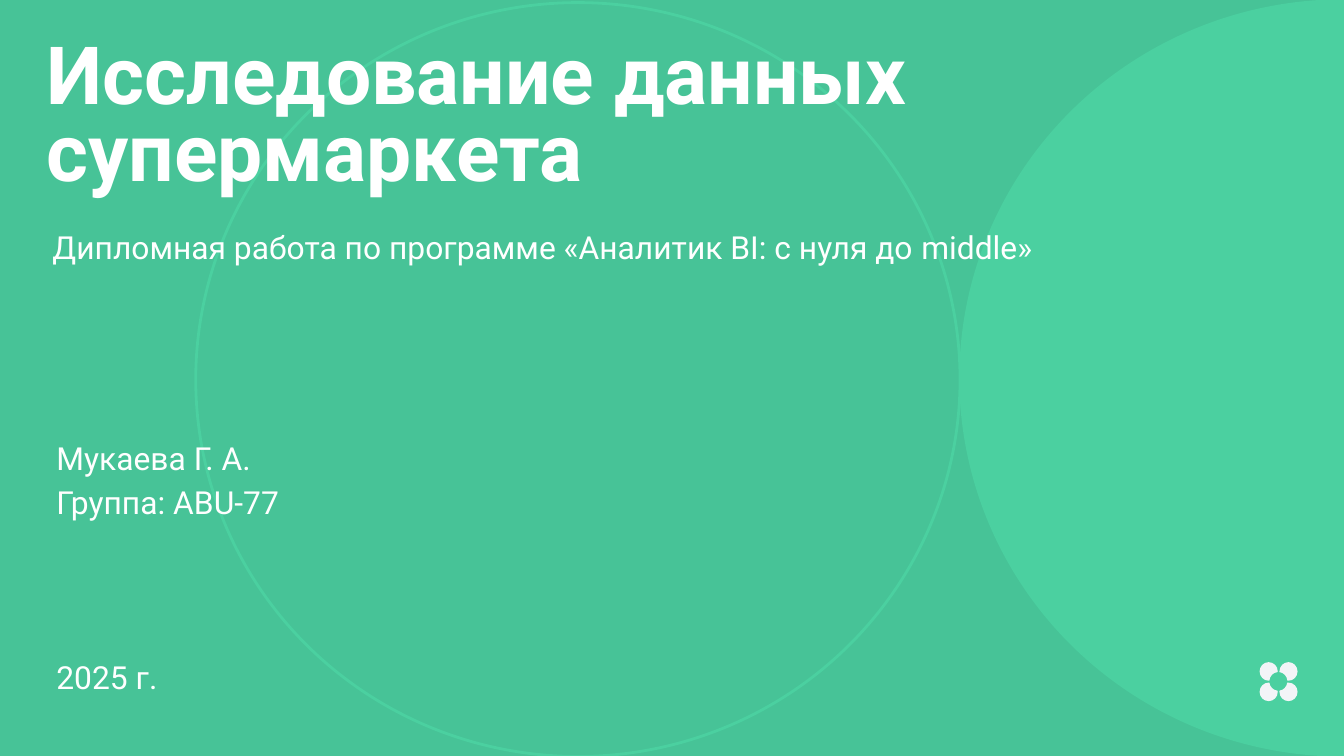
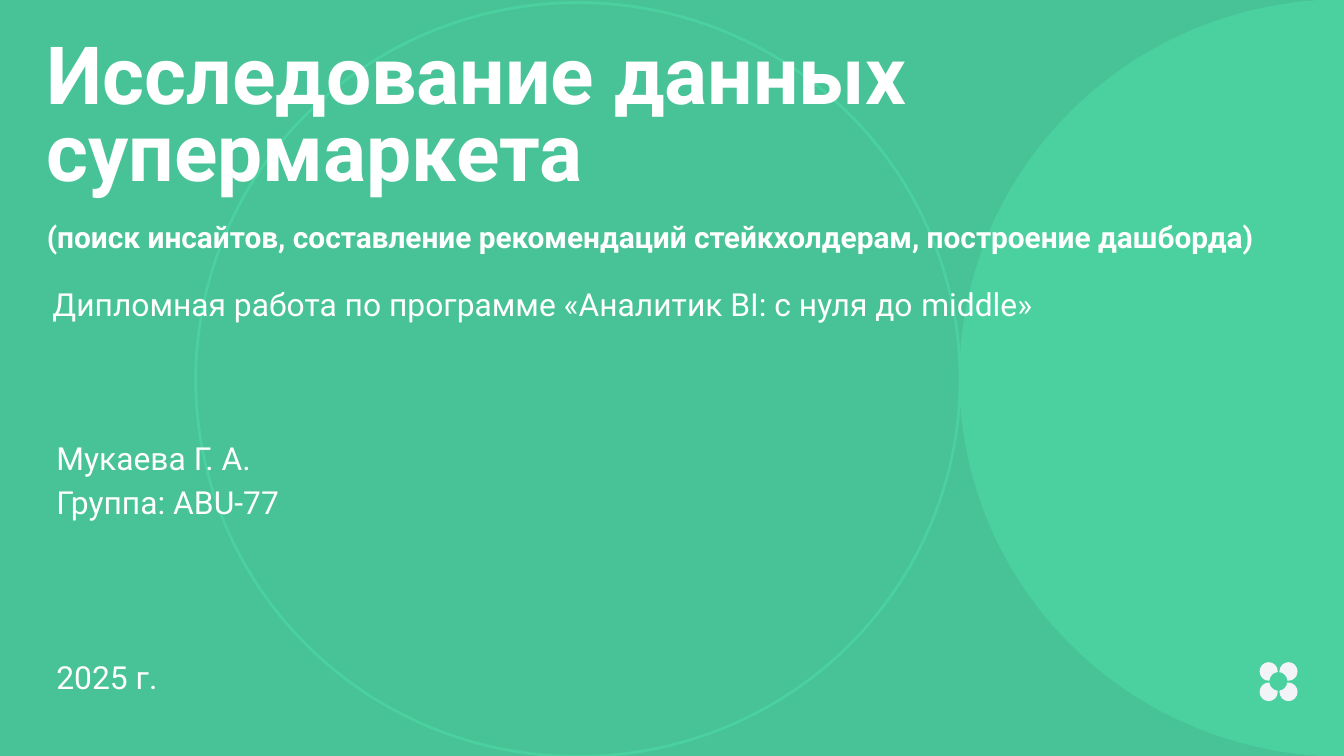
Before and after one commit to MukaevaGera/portfolio_projects, a slide deck: slide 1 of Мукаева_Дипломная работа.pptx. Drawn at 1344x756 pixels with LibreOffice and Linux fonts; fonts in the diff are those of the drawing. Boxes give left, top, right and bottom in pixels: in the first picture for what was removed or moved away, otherwise in the second. Text is boxed around its words. In the diff, an @@ line names an element or a change of style, - is before the commit and + after.

```diff
--- a/Мукаева_Дипломная работа.pptx
+++ b/Мукаева_Дипломная работа.pptx
@@ text at [47, 224, 1253, 255]: paragraph added @@
+(поиск инсайтов, составление рекомендаций стейкхолдерам, построение дашборда)
```
Also in this commit, not shown: 2 other slides changed, 3 slides added, 4 slides removed, 1 other file.
